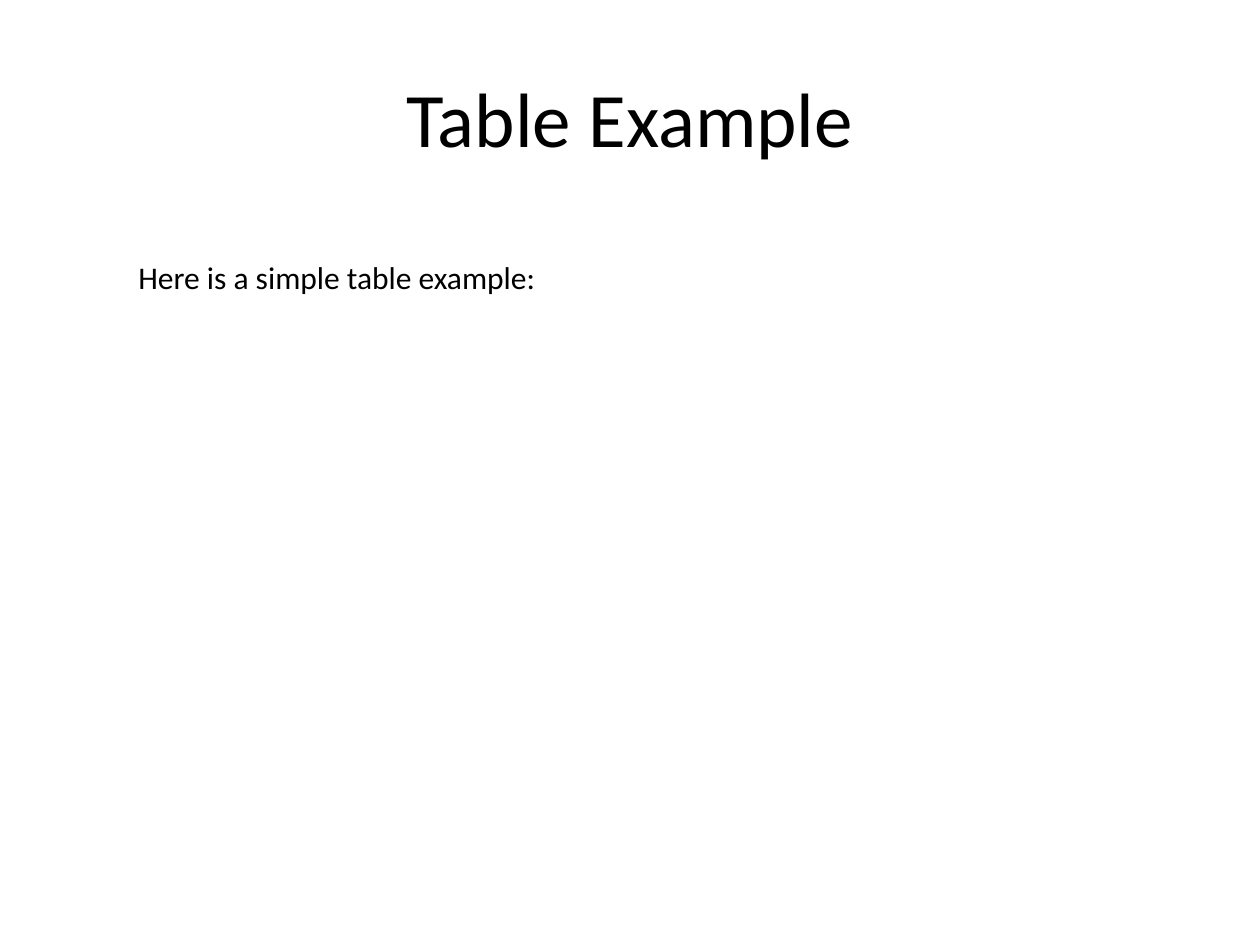
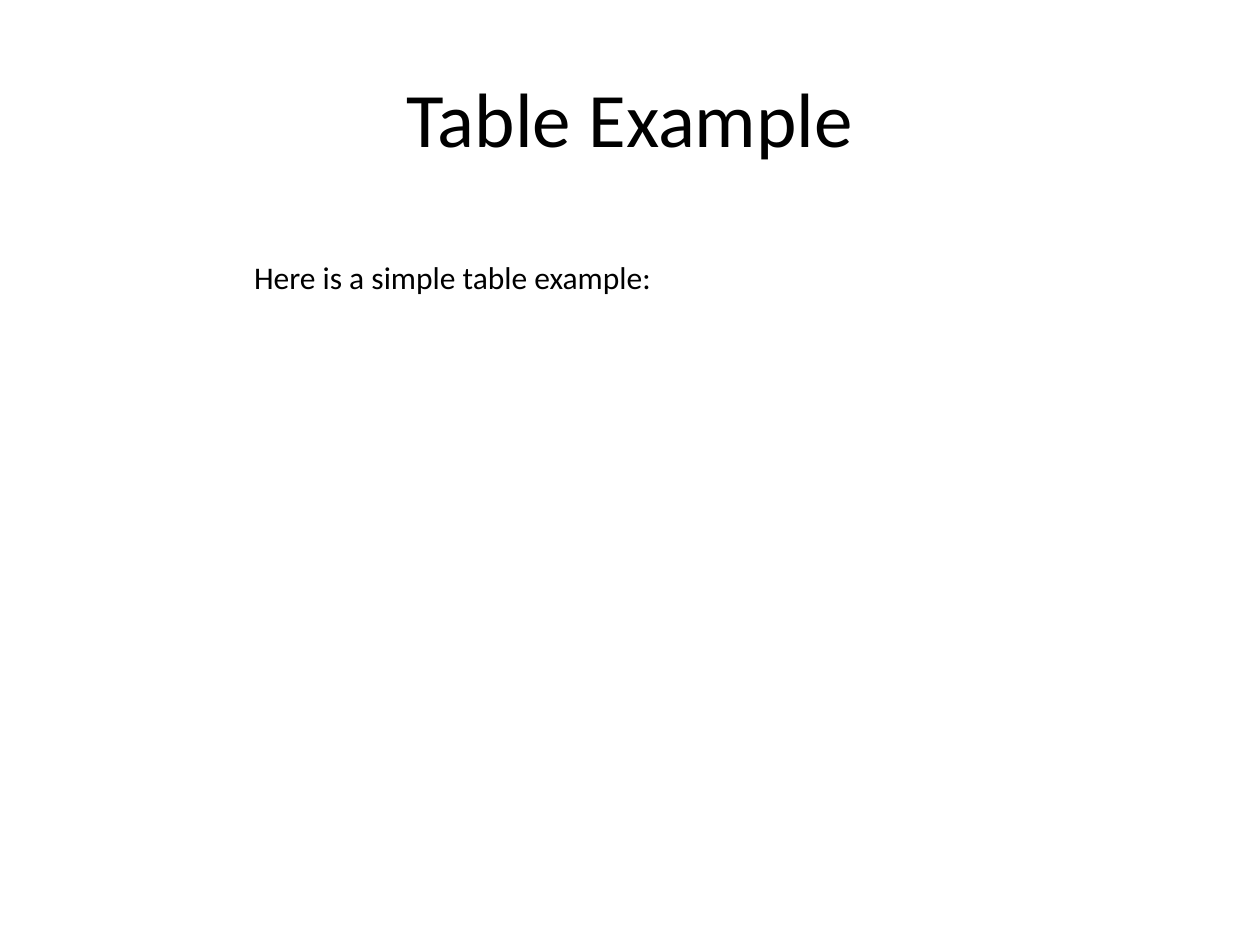
Before and after one commit to SantoshKashyapShorthillsAI/Assignment_3, a slide deck: slide 2 of Documents/animations.pptx. Drawn at 1260x945 pixels with LibreOffice and Linux fonts; fonts in the diff are those of the drawing. Boxes give left, top, right and bottom in pixels: in the first picture for what was removed or moved away, otherwise in the second. Text is boxed around its words. In the diff, an @@ line names an element or a change of style, - is before the commit and + after.

```diff
--- a/Documents/animations.pptx
+++ b/Documents/animations.pptx
@@ text "Here is a simple table ...": place and size @@
-text "Here is a simple table ..." at [138, 267, 535, 294]
+text "Here is a simple table ..." at [254, 267, 650, 294]
```
Also in this commit, not shown: 3 other slides changed, 15 other files.
